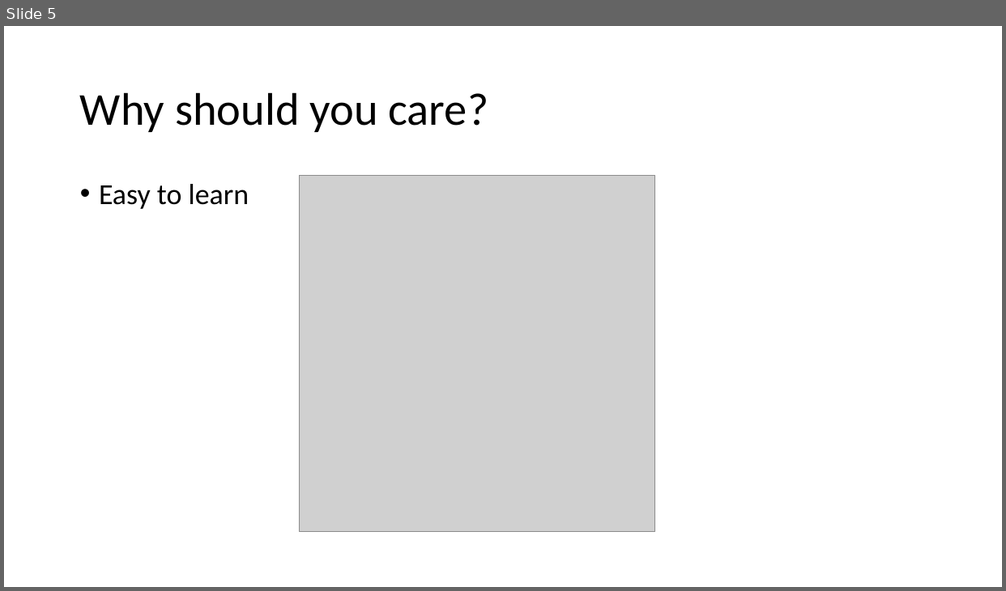
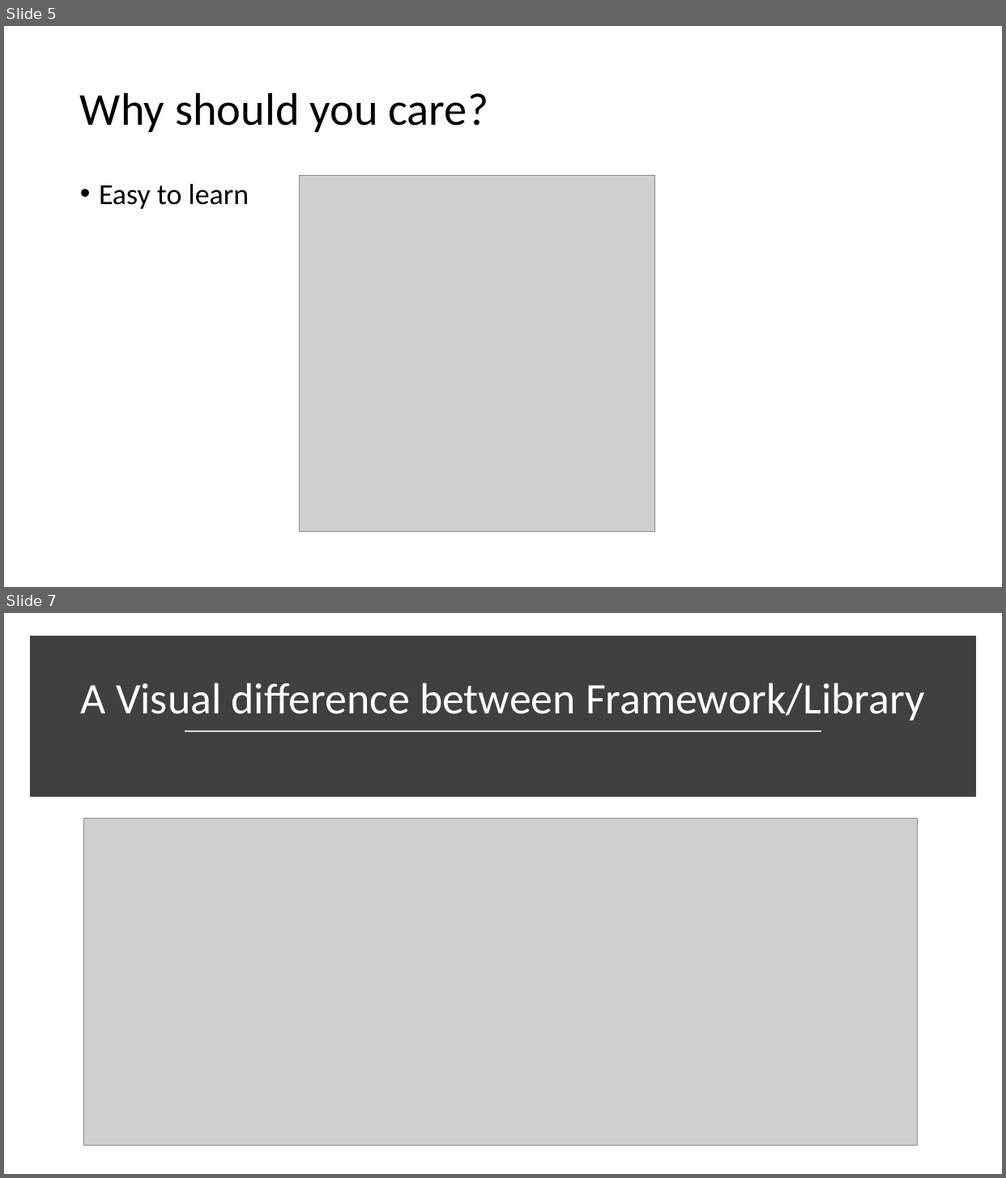
Before and after one commit to MarkSchemmer/Mark-Tyson, a slide deck: PowerPoint/React.pptx. Shown one above the other, each under a label of ours: slide 5 before the commit, slides 5 and 7 after it; the slides between them are not shown. The pictures are 1006x591 and 1006x1178 pixels, drawn with LibreOffice and Linux fonts; fonts in the diff are those of the drawing; grey boxes stand for pictures. Boxes give left, top, right and bottom in pixels: in the first picture for what was removed or moved away, otherwise in the second. Text is boxed around its words. In the diff, an @@ line names an element or a change of style, - is before the commit and + after.

```diff
--- a/PowerPoint/React.pptx
+++ b/PowerPoint/React.pptx
@@ slide 7 added at (4, 613, 1002, 1174), background #FFFFFF @@
@@ rectangle added at (35, 641, 971, 793), fill #404040, outline #404040 10 pt @@
@@ title added at (81, 683, 925, 721), 42 pt, text #FFFFFF @@
+A Visual difference between Framework/Library
@@ line added from (185, 731) to (821, 731), #D9D9D9 1.75 pt @@
@@ picture added at (84, 818, 918, 1145) @@
```
Also in this commit, not shown: 5 slides changed, 2 other slides added, 2 slides removed, 4 other files.
